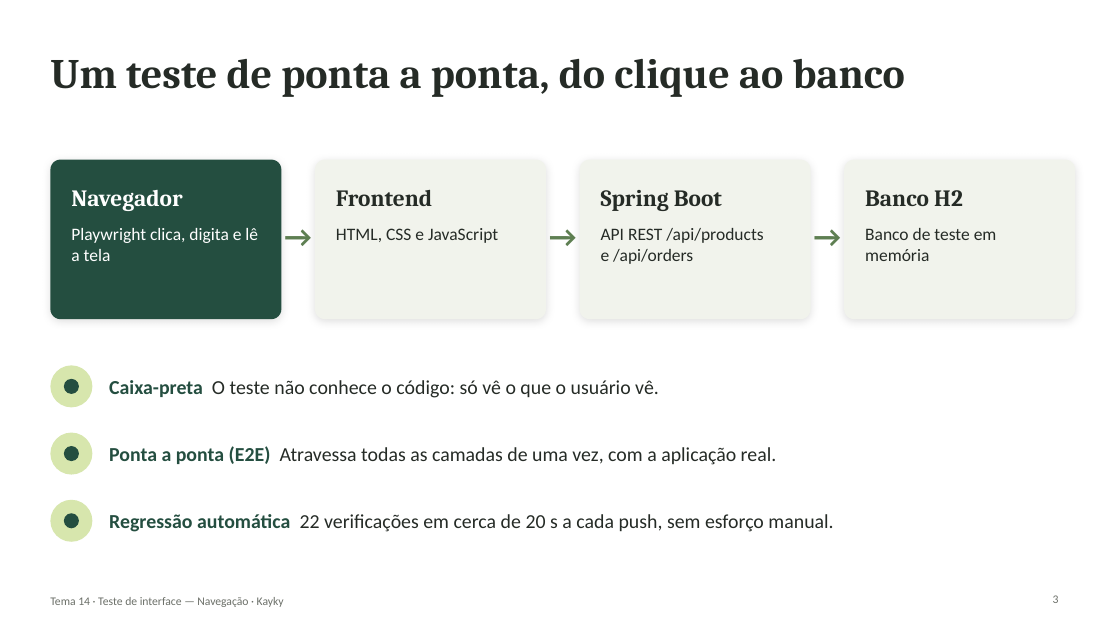
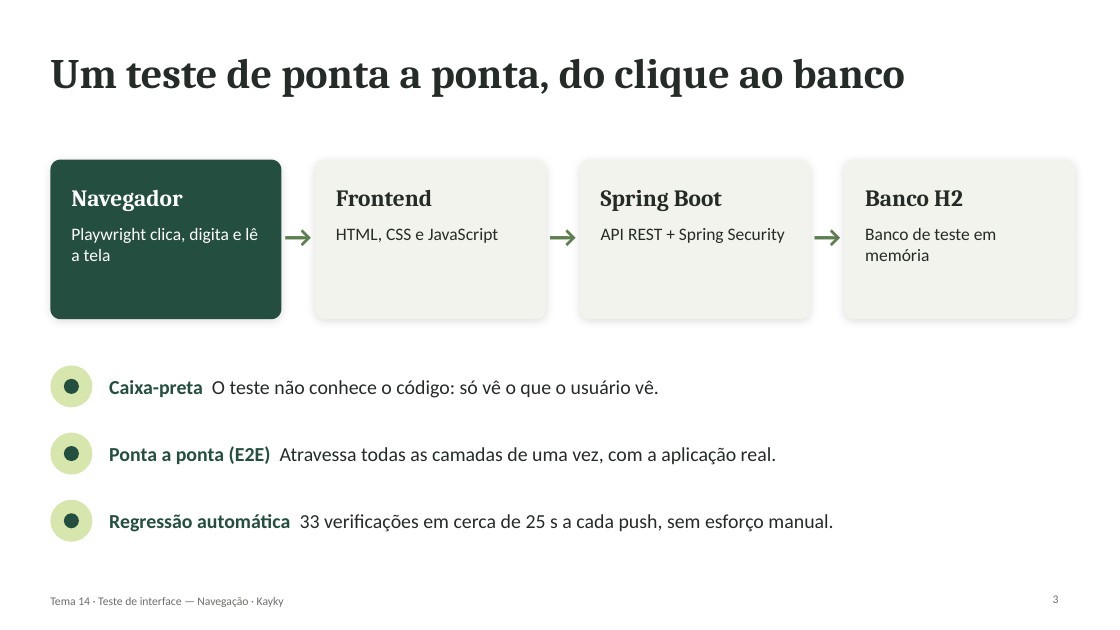
Before and after one commit to KaykyOne/f-e-commerce, a slide deck: slide 3 of docs/tema-14-navegacao/Apresentacao-Tema14-Navegacao.pptx. Drawn at 1120x630 pixels with LibreOffice and Linux fonts; fonts in the diff are those of the drawing. Boxes give left, top, right and bottom in pixels: in the first picture for what was removed or moved away, otherwise in the second. Text is boxed around its words. In the diff, an @@ line names an element or a change of style, - is before the commit and + after.

```diff
--- a/docs/tema-14-navegacao/Apresentacao-Tema14-Navegacao.pptx
+++ b/docs/tema-14-navegacao/Apresentacao-Tema14-Navegacao.pptx
@@ text at (601,228,785,243): text changed @@
-API REST /api/products e /api/orders
+API REST + Spring Security
@@ text at (109,514,833,532): text changed @@
-Regressão automática 22 verificações em cerca de 20 s a cada push, sem esforço manual.
+Regressão automática 33 verificações em cerca de 25 s a cada push, sem esforço manual.
```
Also in this commit, not shown: 8 other slides changed, 5 slides added, 2 slides removed, 14 other files.
